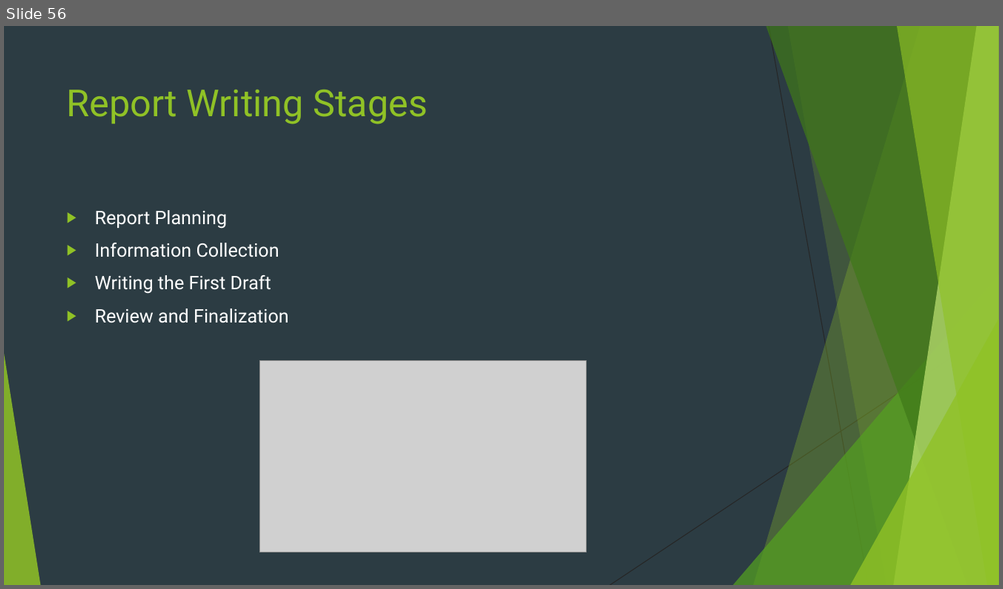
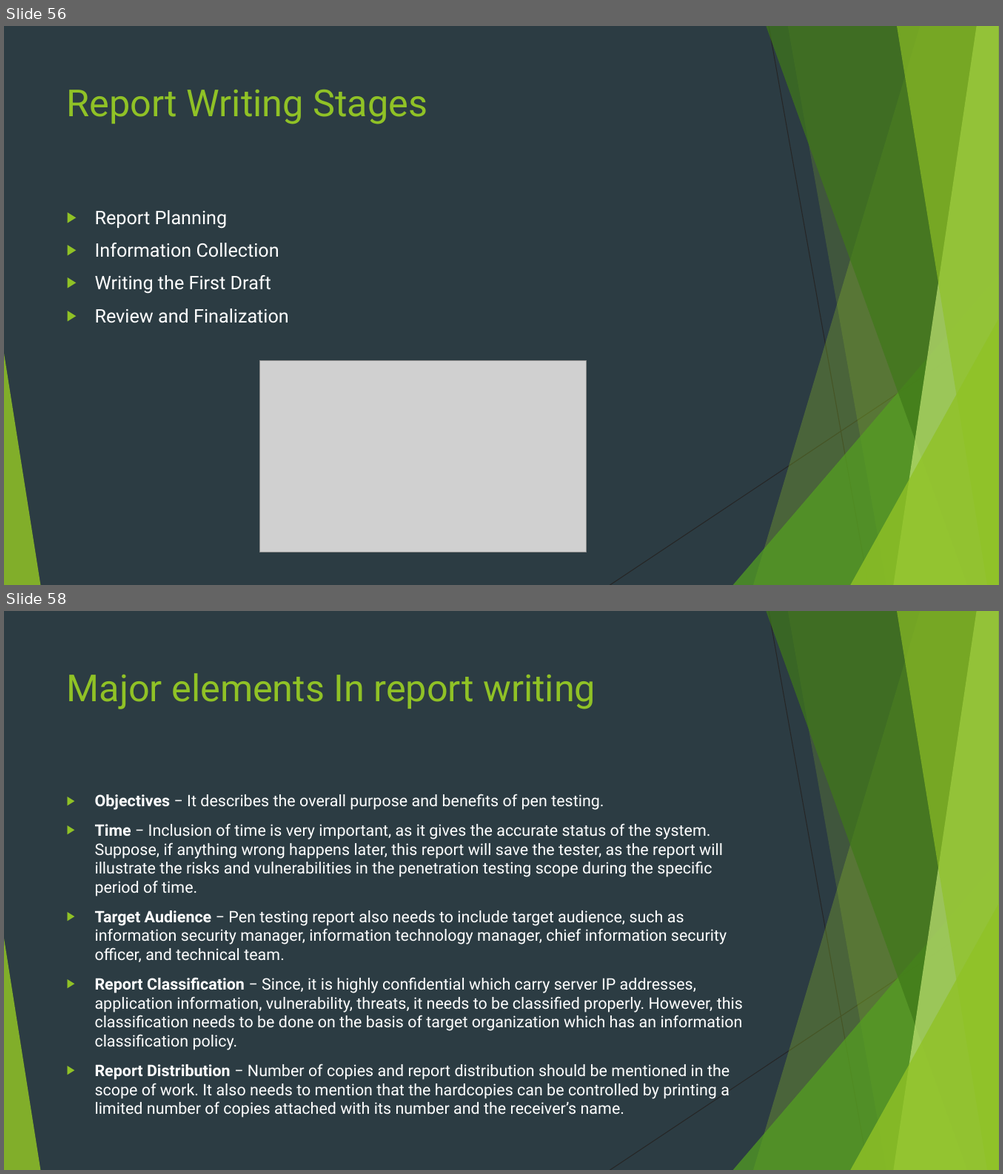
Before and after one commit to Navo26/SecurityTesting, a slide deck: PENETRATION TESTING.pptx. Shown one above the other, each under a label of ours: slide 56 before the commit, slides 56 and 58 after it; the slides between them are not shown. The pictures are 1003x589 and 1003x1174 pixels, drawn with LibreOffice and Linux fonts; fonts in the diff are those of the drawing; grey boxes stand for pictures. Boxes give left, top, right and bottom in pixels: in the first picture for what was removed or moved away, otherwise in the second. Text is boxed around its words. In the diff, an @@ line names an element or a change of style, - is before the commit and + after.

```diff
--- a/PENETRATION TESTING.pptx
+++ b/PENETRATION TESTING.pptx
@@ slide 58 added at box(4, 611, 999, 1170), background #2C3C43; not listed: 10 template elements that a slide beside it also shows @@
@@ title added at box(67, 673, 595, 709), 36 pt, text #90C226 @@
+Major elements In report writing
@@ text added at box(95, 794, 743, 1099), 15.3 pt, text #FFFFFF @@
+▶ Objectives − It describes the overall purpose and benefits of pen testing.
+▶ Time − Inclusion of time is very important, as it gives the accurate status of the system. Suppose, if anything wrong happens later, this report will save the tester, as the report will illustrate the risks and vulnerabilities in the penetration testing scope during the specific period of time.
+▶ Target Audience − Pen testing report also needs to include target audience, such as information security manager, information technology manager, chief information security officer, and technical team.
+▶ Report Classification − Since, it is highly confidential which carry server IP addresses, application information, vulnerability, threats, it needs to be classified properly. However, this classification needs to be done on the basis of target organization which has an information classification policy.
+▶ Report Distribution − Number of copies and report distribution should be mentioned in the scope of work. It also needs to mention that the hardcopies can be controlled by printing a limited number of copies attached with its number and the receiver’s name.
```
Also in this commit, not shown: 7 other slides added, 3 slides removed.
